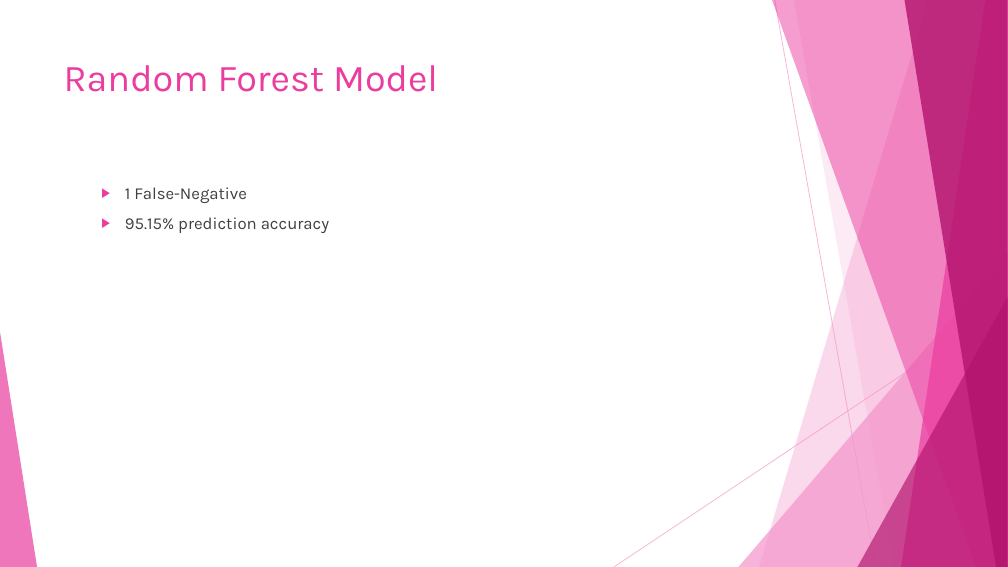
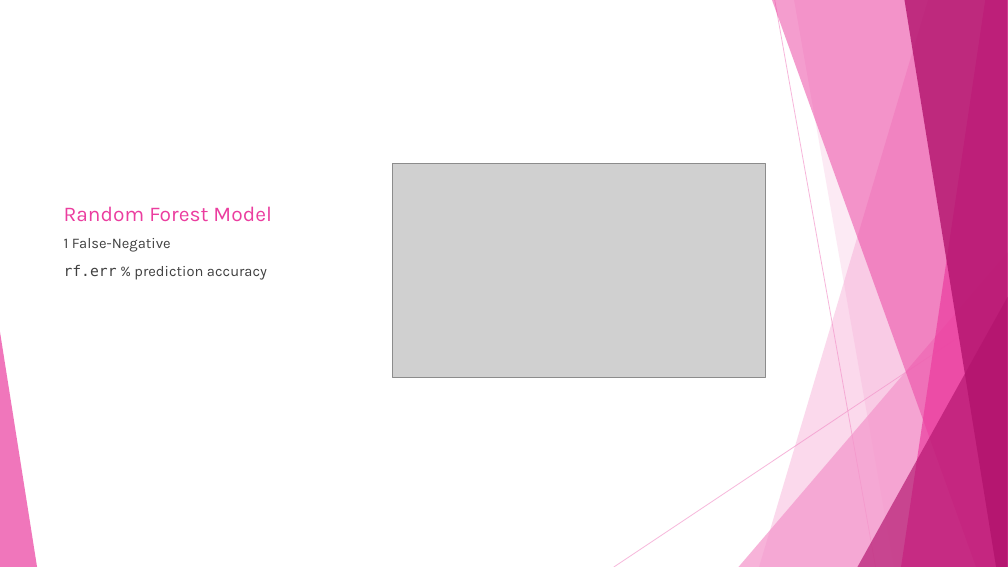
Before and after one commit to dlaposata/Breast_Cancer_Analysis, a slide deck: slide 23 of powerpoint.pptx (slide 12 before the commit). Drawn at 1008x567 pixels with LibreOffice and Linux fonts; fonts in the diff are those of the drawing; grey boxes stand for pictures. Boxes give left, top, right and bottom in pixels: in the first picture for what was removed or moved away, otherwise in the second. Text is boxed around its words. In the diff, an @@ line names an element or a change of style, - is before the commit and + after.

```diff
--- a/powerpoint.pptx
+++ b/powerpoint.pptx
@@ title "Random Forest Model" moved from (x1=64, y1=65, x2=438, y2=92) to (x1=64, y1=206, x2=271, y2=222) @@
@@ title "Random Forest Model" at (x1=64, y1=206, x2=271, y2=222): size 36 to 20 pt; vertical alignment top to bottom @@
@@ picture added at (x1=392, y1=164, x2=765, y2=377) @@
@@ text "1 False-Negative" moved from (x1=125, y1=187, x2=329, y2=233) to (x1=64, y1=238, x2=267, y2=280) @@
@@ text at (x1=64, y1=238, x2=171, y2=252): size 16 to 14 pt in "1 False-Negative"; bullet ▶ to none; list level 2 to 1 in "1 False-Negative" @@
@@ text at (x1=64, y1=265, x2=267, y2=280): text changed; size 16 to 14 pt @@
-  ▶ 95.15% prediction accuracy
+rf.err % prediction accuracy
```
Also in this commit, not shown: 7 other slides changed, 13 slides added, 3 slides removed, 1 other file.
